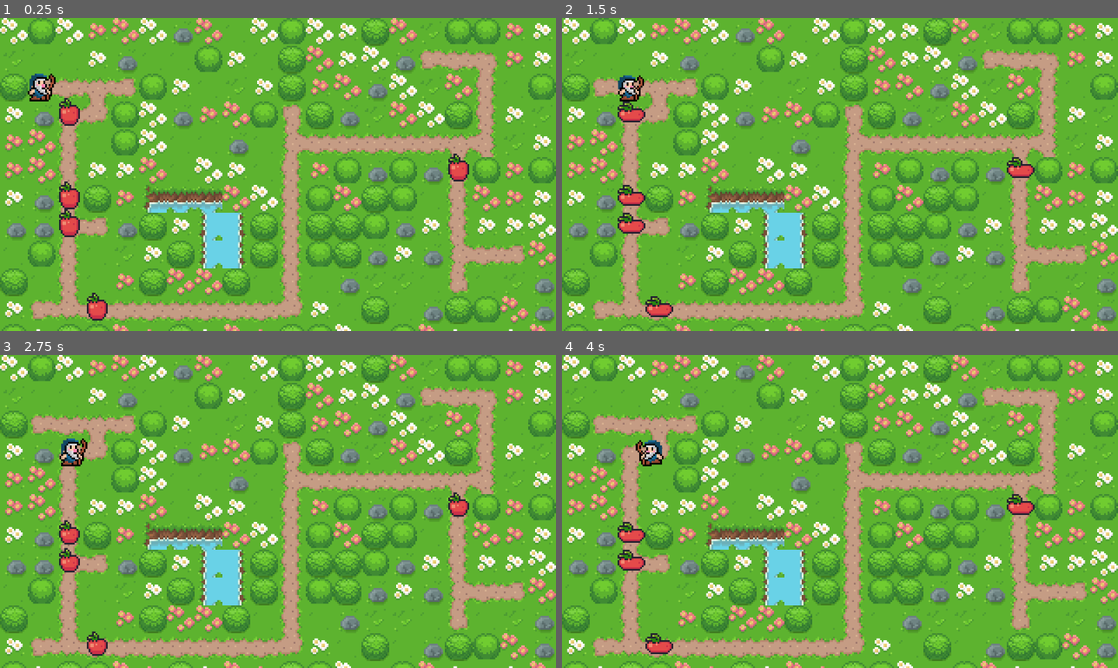
Above: before the commit, frames 1-4 (two rows, left to right).
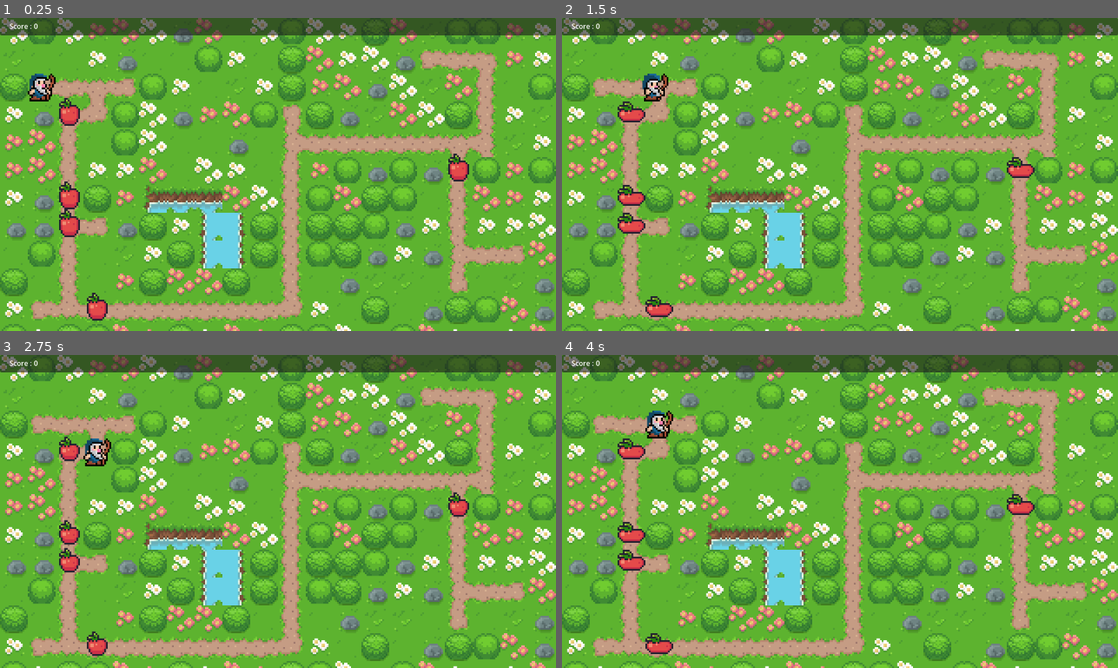
Above: after the commit, the same moments.

Repository: geocine/godot-wizards-way
Game: Godot game, scene res://Game.tscn
Same seed, same stepped clock (60 frames per second), same inputs: the game is played once before the commit and once after it.
Inputs:
- Up to frame 1 (0.25 s): no input
- Up to frame 2 (1.5 s): tap Enter at 0.5 s; hold Right (ui_right) 0.53-1.28 s; hold Down (ui_down) from 1.28 s (still down)
- Up to frame 3 (2.75 s): release Down (ui_down) at 2.03 s; hold Right (ui_right) from 2.03 s (still down)
- Up to frame 4 (4 s): release Right (ui_right) at 2.78 s; hold Up (ui_up) 2.78-3.53 s; hold Left (ui_left) from 3.53 s (still down)

The runs differ from the first frame. In frame 1, 5.6% of the frame differs, in the area x 0-100%, y 0-6%; in frame 2, 6.2%; in frame 3, 6.3%; in frame 4, 6.4%, in the area x 0-100%, y 0-36%.

Commit message:
feat(score): add scoring when apple is picked up

Diff:
--- a/Game.tscn
+++ b/Game.tscn
@@ -291,3 +291,26 @@
 
 [node name="Character" parent="Grid" instance=ExtResource("1_sxo0h")]
 position = Vector2(24, 40)
+
+[node name="Panel" type="Panel" parent="Grid"]
+offset_right = 1280.0
+offset_bottom = 40.0
+scale = Vector2(0.25, 0.25)
+
+[node name="Label" type="Label" parent="Grid/Panel"]
+texture_filter = 1
+layout_mode = 2
+offset_left = 22.0
+offset_top = 7.0
+offset_right = 74.0
+offset_bottom = 33.0
+text = "Score :"
+
+[node name="Score" type="Label" parent="Grid/Panel"]
+texture_filter = 1
+layout_mode = 0
+offset_left = 78.0
+offset_top = 7.0
+offset_right = 118.0
+offset_bottom = 33.0
+text = "0"
--- a/apple/apple.gd
+++ b/apple/apple.gd
@@ -1,6 +1,7 @@
 extends Area2D
 
 @onready var anim = $AnimatedSprite2D
+signal picked_up
 
 # Called when the node enters the scene tree for the first time.
 func _ready():
@@ -21,3 +22,4 @@
 		tween.tween_property(self, "modulate:a", 0, 0.5)
 		await anim.animation_finished
 		queue_free()
+		picked_up.emit()
--- a/characters/Wizard.tscn
+++ b/characters/Wizard.tscn
@@ -8,6 +8,7 @@
 
 [sub_resource type="Animation" id="Animation_lo1k2"]
 resource_name = "Idle"
+length = 0.8
 step = 0.2
 tracks/0/type = "value"
 tracks/0/imported = false
@@ -16,10 +17,10 @@
 tracks/0/interp = 1
 tracks/0/loop_wrap = true
 tracks/0/keys = {
-"times": PackedFloat32Array(0, 0.2, 0.4, 0.6, 0.8, 1),
-"transitions": PackedFloat32Array(1, 1, 1, 1, 1, 1),
+"times": PackedFloat32Array(0, 0.2, 0.4, 0.6, 0.8),
+"transitions": PackedFloat32Array(1, 1, 1, 1, 1),
 "update": 1,
-"values": [Vector2i(0, 0), Vector2i(1, 0), Vector2i(2, 0), Vector2i(3, 0), Vector2i(4, 0), Vector2i(5, 0)]
+"values": [Vector2i(0, 0), Vector2i(1, 0), Vector2i(2, 0), Vector2i(3, 0), Vector2i(5, 0)]
 }
 
 [sub_resource type="Animation" id="Animation_oxiow"]
@@ -39,7 +40,7 @@
 
 [sub_resource type="Animation" id="Animation_j6n0m"]
 resource_name = "Walk"
-step = 0.2
+length = 0.5
 tracks/0/type = "value"
 tracks/0/imported = false
 tracks/0/enabled = true
@@ -47,7 +48,7 @@
 tracks/0/interp = 1
 tracks/0/loop_wrap = true
 tracks/0/keys = {
-"times": PackedFloat32Array(0, 0.2, 0.4, 0.6, 0.8, 1),
+"times": PackedFloat32Array(0, 0.1, 0.2, 0.3, 0.4, 0.5),
 "transitions": PackedFloat32Array(1, 1, 1, 1, 1, 1),
 "update": 1,
 "values": [Vector2i(0, 1), Vector2i(1, 1), Vector2i(2, 1), Vector2i(3, 1), Vector2i(4, 1), Vector2i(5, 1)]
--- a/grid.gd
+++ b/grid.gd
@@ -3,9 +3,11 @@
 class_name  Grid
 
 var Apple = preload("res://apple/Apple.tscn")
+var score = 0;
 
 # Called when the node enters the scene tree for the first time.
 func _ready():
+	$Panel/Score.text = "0"
 	spawn_apples(5)
 	pass
 # Called every frame. 'delta' is the elapsed time since the previous frame.
@@ -44,7 +46,12 @@
 
 		# Set the position of the Apple instance to the center of the chosen tile
 		apple_instance.position = map_to_local(tile_pos)
-#		apple_instance.z_index = -1
+		apple_instance.picked_up.connect(_on_Apple_picked_up)
+
 
 		# Add the Apple instance to the scene
 		add_child(apple_instance)
+
+func _on_Apple_picked_up():
+	score = score + 1
+	$Panel/Score.text = str(score)
